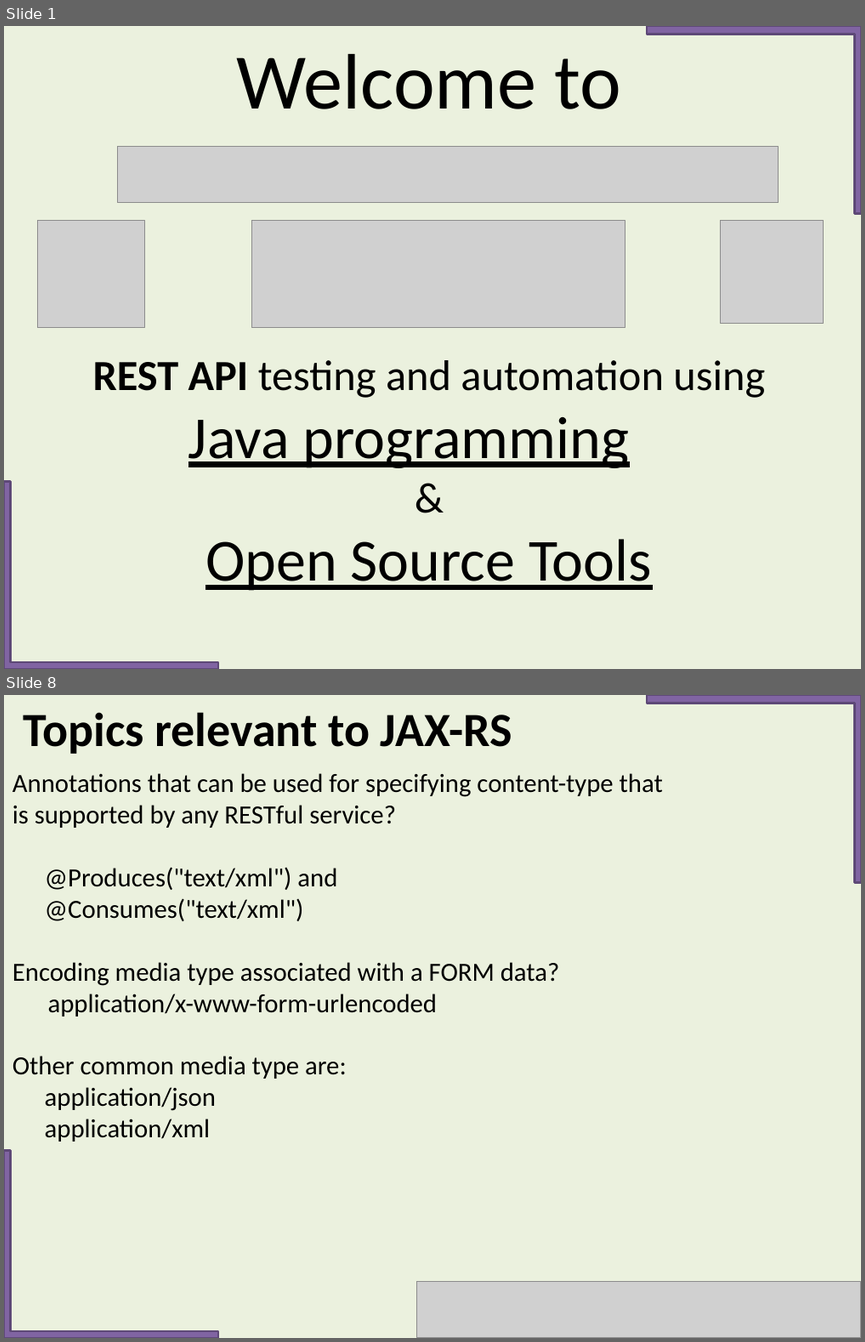
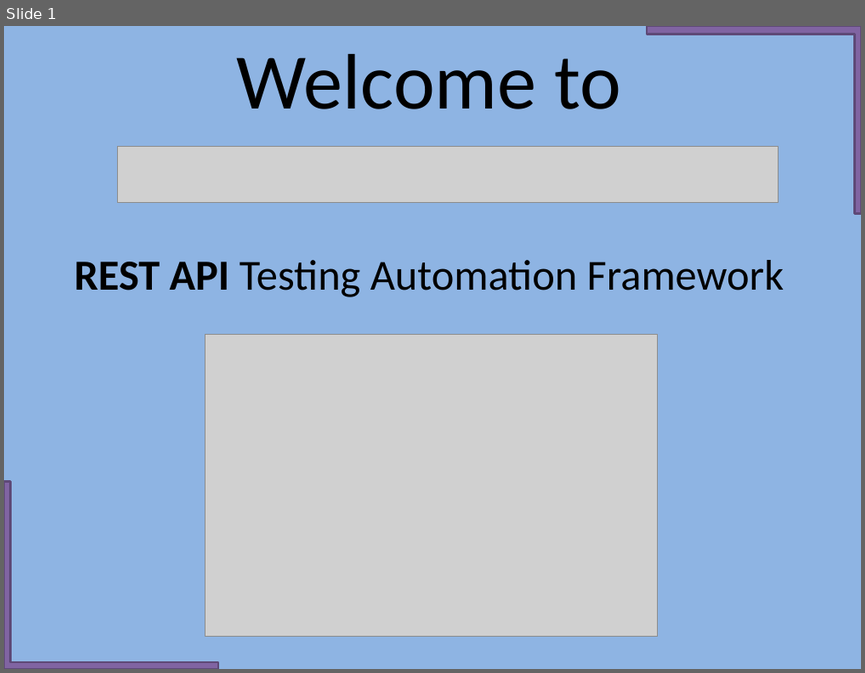
Before and after one commit to imademethink/imademethink_REST_api_automation, a slide deck: PPT_testing_using_Java/REST_API_Testing_Using_Programming_Java.pptx. Shown one above the other, each under a label of ours: slides 1 and 8 before the commit, slide 1 after it; the slides between them are not shown. The pictures are 865x1342 and 865x673 pixels, drawn with LibreOffice and Linux fonts; fonts in the diff are those of the drawing; grey boxes stand for pictures. Boxes give left, top, right and bottom in pixels: in the first picture for what was removed or moved away, otherwise in the second. Text is boxed around its words. In the diff, an @@ line names an element or a change of style, - is before the commit and + after.

```diff
--- a/PPT_testing_using_Java/REST_API_Testing_Using_Programming_Java.pptx
+++ b/PPT_testing_using_Java/REST_API_Testing_Using_Programming_Java.pptx
@@ slide 8 removed at (4,695,861,1338), background #EBF1DE @@
@@ text removed at (23,712,512,754) @@
-Topics relevant to JAX-RS
@@ corner removed at (647,695,861,883) @@
@@ text removed at (12,773,663,1141) @@
-Annotations that can be used for specifying content-type that
-is supported by any RESTful service?
-@Produces("text/xml") and
-@Consumes("text/xml")
-Encoding media type associated with a FORM data?
-application/x-www-form-urlencoded
-Other common media type are:
-application/json
-application/xml
@@ corner removed at (4,1150,218,1338) @@
@@ picture removed at (417,1281,861,1338) @@
@@ slide 1 changed as well @@
@@ background #EBF1DE to #8EB4E3 @@
@@ picture removed at (37,221,144,328) @@
@@ picture removed at (251,221,624,328) @@
@@ picture removed at (721,221,823,324) @@
@@ text at (75,260,783,297): text changed @@
-REST API testing and automation using
-Java programming
-&
-Open Source Tools
+REST API Testing Automation Framework
@@ picture added at (205,334,658,635) @@
```
Also in this commit, not shown: 1 slide added, 20 other slides removed.
